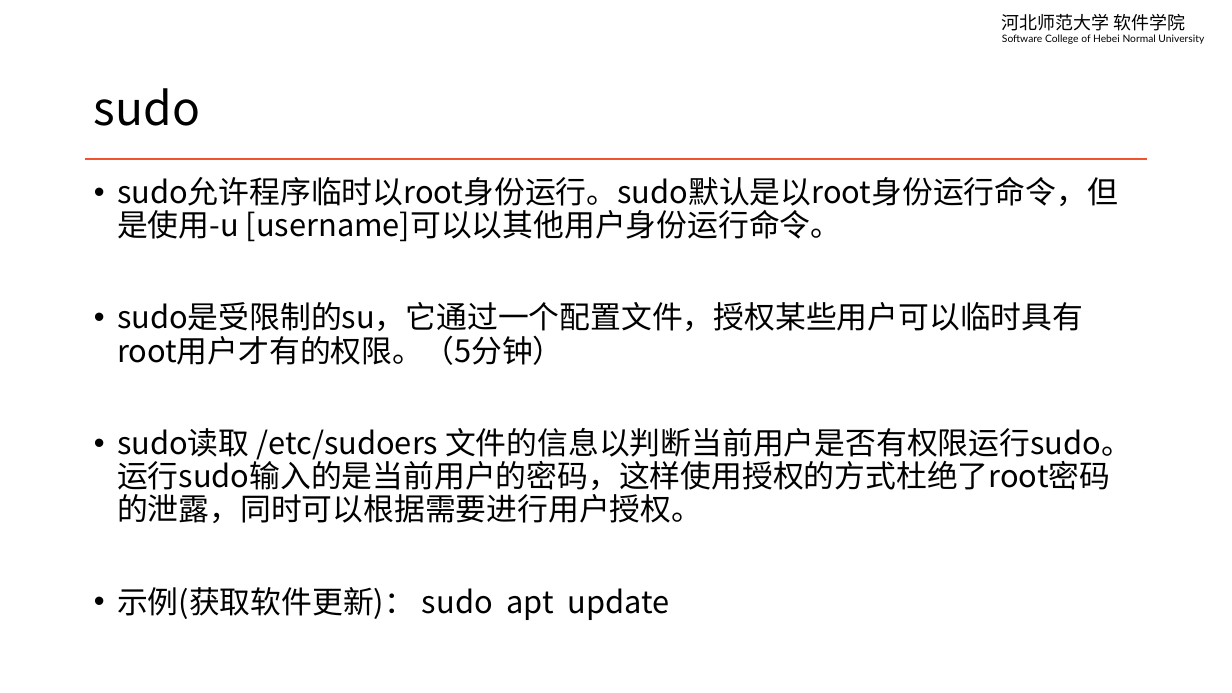
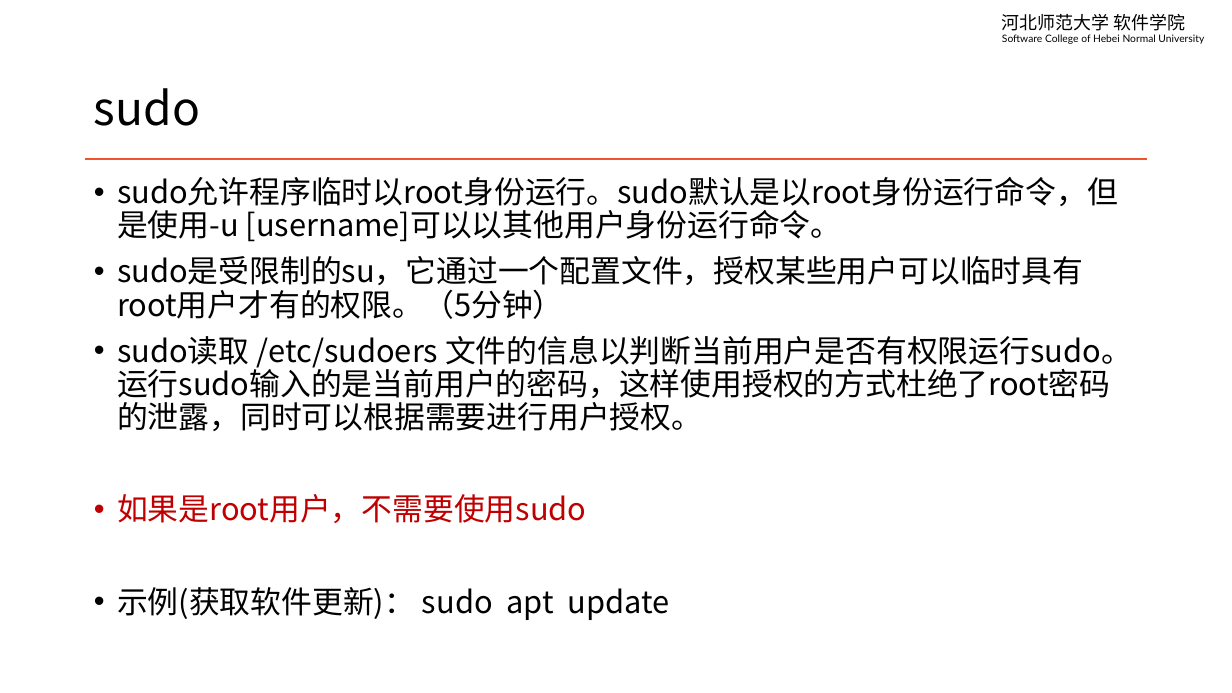
Before and after one commit to edu2act/course-linux-system, a slide deck: slide 10 of materials/slides/ch05-user-managment.pptx. Drawn at 1232x693 pixels with LibreOffice and Linux fonts; fonts in the diff are those of the drawing. Boxes give left, top, right and bottom in pixels: in the first picture for what was removed or moved away, otherwise in the second. Text is boxed around its words. In the diff, an @@ line names an element or a change of style, - is before the commit and + after.

```diff
--- a/materials/slides/ch05-user-managment.pptx
+++ b/materials/slides/ch05-user-managment.pptx
@@ text at <box>117,494,587,523</box>: paragraph added @@
+• 如果是root用户，不需要使用sudo
```
Also in this commit, not shown: 3 other slides changed, 1 slide added, 1 other file.
